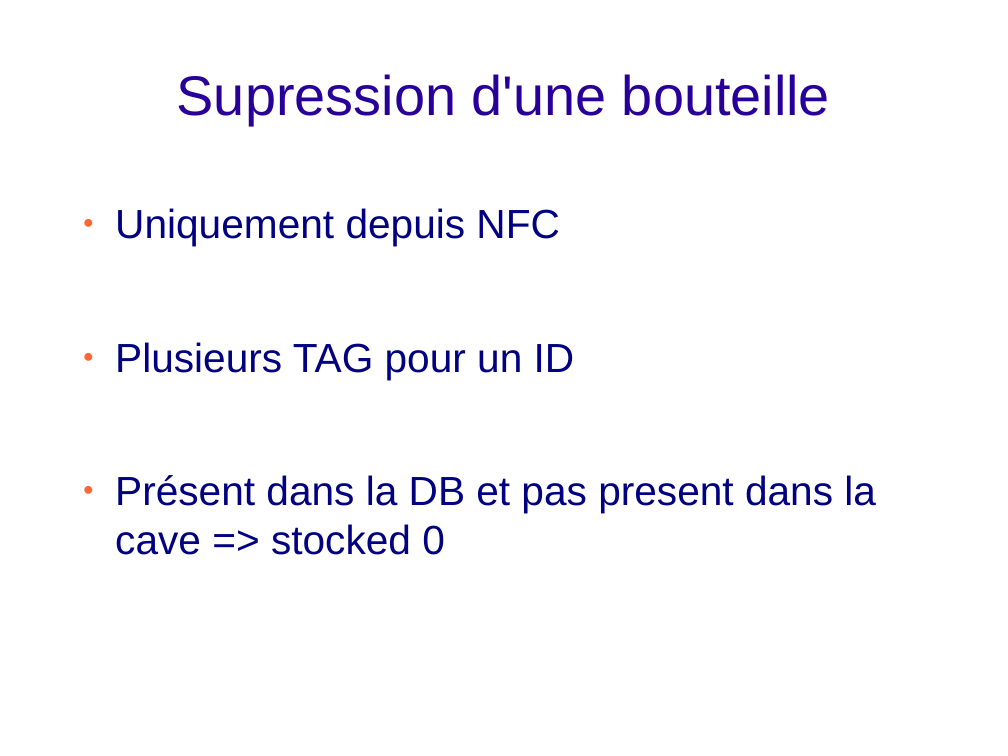
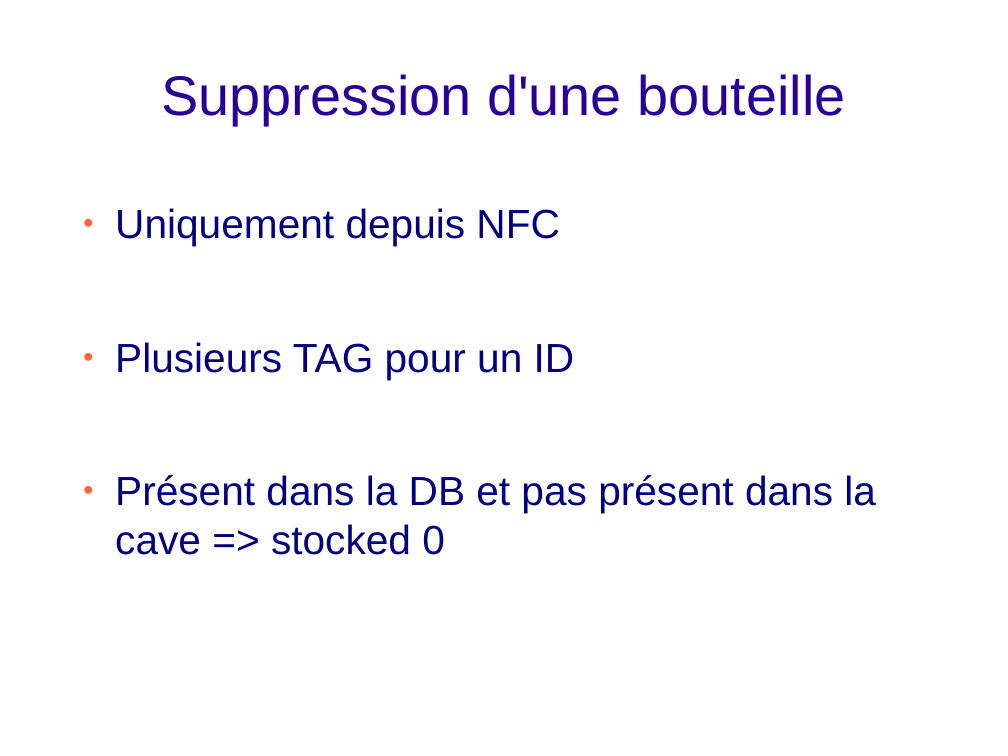
Before and after one commit to bigoud/e-cave, a slide deck: slide 16 of Presentation.odp (slide 15 before the commit). Drawn at 1008x756 pixels with LibreOffice and Linux fonts; fonts in the diff are those of the drawing; background and template pictures are left out. Boxes give left, top, right and bottom in pixels: in the first picture for what was removed or moved away, otherwise in the second. Text is boxed around its words. In the diff, an @@ line names an element or a change of style, - is before the commit and + after.

```diff
--- a/Presentation.odp
+++ b/Presentation.odp
@@ title at (161,74,846,125): text changed @@
-Supression d'une bouteille
+Suppression d'une bouteille
@@ text at (115,475,876,555): text changed @@
-● Présent dans la DB et pas present dans la cave => stocked 0
+● Présent dans la DB et pas présent dans la cave => stocked 0
```
Also in this commit, not shown: 11 other slides changed, 1 slide added, 1 other file.
